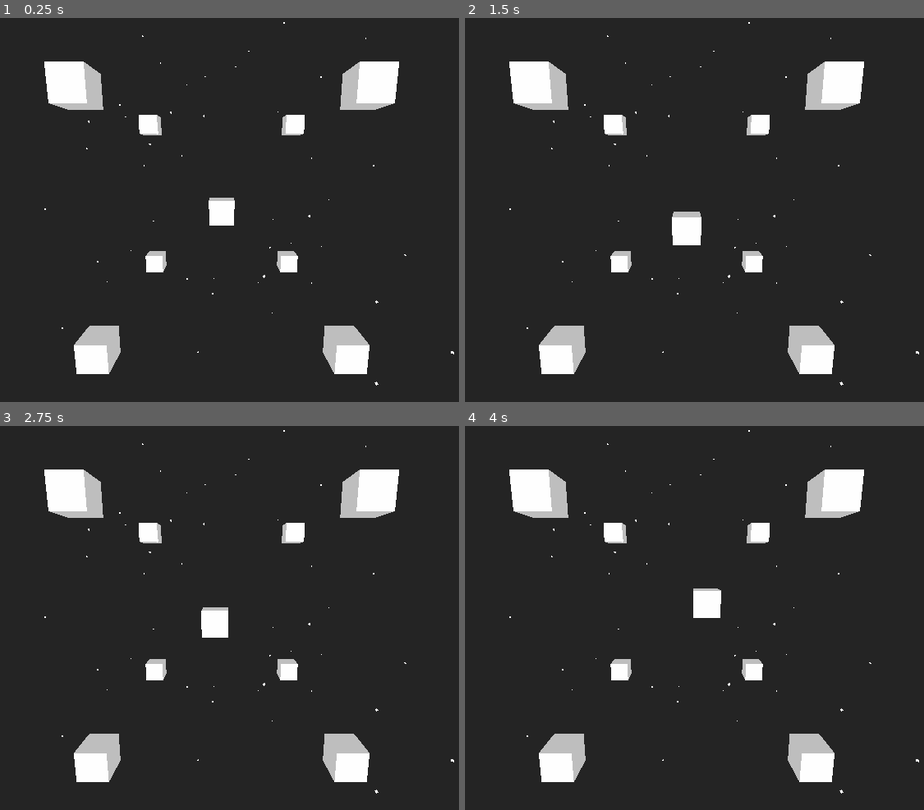
Above: before the commit, frames 1-4 (two rows, left to right).
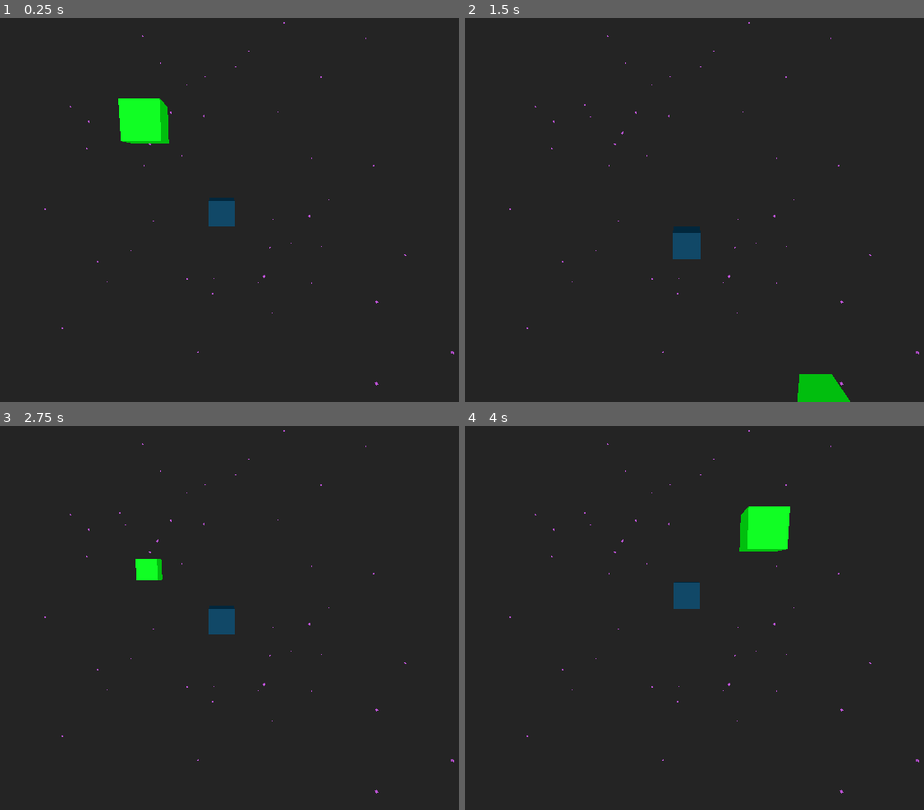
Above: after the commit, the same moments.

Repository: andrew-wilkes/3dsnake
Game: Godot game, scene res://Main.tscn
The game is run twice, just before and just after one commit, with the same random seed, the same clock (stepped at 60 frames per second) and the same inputs.
Inputs:
- Up to frame 1 (0.25 s): no input
- Up to frame 2 (1.5 s): hold Right (ui_right) 0.53-1.28 s; hold Down (ui_down) from 1.28 s (still down)
- Up to frame 3 (2.75 s): release Down (ui_down) at 2.03 s; hold Right (ui_right) from 2.03 s (still down)
- Up to frame 4 (4 s): release Right (ui_right) at 2.78 s; hold Up (ui_up) 2.78-3.53 s; hold Left (ui_left) from 3.53 s (still down)

The runs differ from the first frame. In frame 1, 7.4% of the frame differs, in the area x 9-99%, y 1-96%; in frame 2, 7.5%; in frame 3, 6.9%; in frame 4, 7.8%.

Commit message:
Add apple

Diff:
--- /dev/null
+++ b/Apple.tscn
@@ -0,0 +1,13 @@
+[gd_scene load_steps=3 format=2]
+
+[ext_resource path="res://Assets/green_spatialmaterial.tres" type="Material" id=1]
+
+[sub_resource type="BoxShape" id=1]
+
+[node name="Apple" type="Area"]
+
+[node name="CollisionShape" type="CollisionShape" parent="."]
+shape = SubResource( 1 )
+
+[node name="Body" type="CSGBox" parent="."]
+material = ExtResource( 1 )
--- /dev/null
+++ b/Assets/blue_spatialmaterial.tres
@@ -0,0 +1,4 @@
+[gd_resource type="SpatialMaterial" format=2]
+
+[resource]
+albedo_color = Color( 0.00392157, 0.219608, 0.32549, 1 )
--- /dev/null
+++ b/Assets/green_spatialmaterial.tres
@@ -0,0 +1,4 @@
+[gd_resource type="SpatialMaterial" format=2]
+
+[resource]
+albedo_color = Color( 0.00392157, 0.996078, 0.0901961, 1 )
--- /dev/null
+++ b/Assets/orange_spatialmaterial.tres
@@ -0,0 +1,4 @@
+[gd_resource type="SpatialMaterial" format=2]
+
+[resource]
+albedo_color = Color( 0.764706, 0.486275, 0, 1 )
--- /dev/null
+++ b/Assets/purple_spatialmaterial.tres
@@ -0,0 +1,4 @@
+[gd_resource type="SpatialMaterial" format=2]
+
+[resource]
+albedo_color = Color( 0.658824, 0.282353, 0.74902, 1 )
--- a/Dust.tscn
+++ b/Dust.tscn
@@ -1,6 +1,7 @@
-[gd_scene load_steps=2 format=2]
+[gd_scene load_steps=3 format=2]
 
 [ext_resource path="res://Dust.gd" type="Script" id=1]
+[ext_resource path="res://Assets/purple_spatialmaterial.tres" type="Material" id=2]
 
 [node name="Dust" type="Spatial"]
 script = ExtResource( 1 )
@@ -11,6 +12,7 @@
 width = 0.1
 height = 0.1
 depth = 0.1
+material = ExtResource( 2 )
 
 [node name="Camera" type="Camera" parent="."]
 transform = Transform( 1, 0, 0, 0, 1, 0, 0, 0, 1, 0, 0, 2 )
--- a/Main.gd
+++ b/Main.gd
@@ -2,33 +2,25 @@
 
 var speed = 10
 var cube_step
-var min_step
-var d1 = 0
-var d2 = 0
+var d = 0
 
 func _ready():
-	cube_step = $Base/Snake.width
-	min_step = cube_step / 8
-	if Globals.TESTING:
-		show_extents()
+	cube_step = 2
+	#show_extents()
 
 
 func _process(delta):
 	delta *= speed
-	# Move the snake in steps
-	d1 += delta
-	if d1 > min_step:
-		d1 = 0
-		$Base/Snake.move_ahead(transform.basis.z * min_step)
 
-	# If crossing a segment boundary, rotate the snake head towards the desired
+	# Rotate the snake head towards the desired
 	# direction and then we will move in that direction (along the local z-axis)
-	d2 += delta
-	if d2 > cube_step:
-		d2 = 0
+	d += delta
+	if d > cube_step:
+		d = 0
 		process_inputs()
-
-	move_base()
+		$Base/Snake.move_ahead(transform.basis.z * cube_step)
+		set_apple_position()
+		move_base()
 
 
 func move_base():
@@ -78,3 +70,32 @@
 				var box = CSGBox.new()
 				box.translation = Vector3(x, y, z) * Globals.MAX_OFFSET
 				$Base/Extents.add_child(box)
+
+
+func set_apple_position():
+	# The apple should be near the snake but not coincident with any other object apart from dust particles
+
+	# Get array of points to avoid
+	var points = [$Apple.translation]
+	for t in $Base/Tail.get_children():
+		points.append(t.translation)
+
+	# Find a suitable position in empty space
+	var pos
+	var finding = true
+	while finding:
+		# Get a random position away from the snake head
+		pos = $Base/Snake.translation + Vector3(get_point(), get_point(), get_point())
+		# Continue trying new positions if any of the points are too close
+		finding = false
+		for p in points:
+			if (pos - p).length() < 2.2:
+				finding = true
+				break
+	$Apple.translation = pos + $Base.translation
+
+
+func get_point():
+	# Return a value of +/-4/6/8
+	var n = 4 + randi() % 5
+	return n if randf() < 0.5 else -n
--- a/Main.tscn
+++ b/Main.tscn
@@ -1,8 +1,9 @@
-[gd_scene load_steps=4 format=2]
+[gd_scene load_steps=5 format=2]
 
 [ext_resource path="res://Main.gd" type="Script" id=1]
 [ext_resource path="res://Snake.tscn" type="PackedScene" id=2]
 [ext_resource path="res://Dust.tscn" type="PackedScene" id=3]
+[ext_resource path="res://Apple.tscn" type="PackedScene" id=4]
 
 [node name="Main" type="Spatial"]
 script = ExtResource( 1 )
@@ -19,4 +20,9 @@
 
 [node name="Extents" type="Spatial" parent="Base"]
 
+[node name="Tail" type="Spatial" parent="Base"]
+
 [node name="Dust" parent="." instance=ExtResource( 3 )]
+
+[node name="Apple" parent="." instance=ExtResource( 4 )]
+transform = Transform( 1, 0, 0, 0, 1, 0, 0, 0, 1, 3.58654, 0, 0 )
--- a/Snake.gd
+++ b/Snake.gd
@@ -1,4 +1,4 @@
-extends CSGBox
+extends Area
 
 const P2 = PI / 2
 
@@ -6,5 +6,8 @@
 	rotate_object_local(vec, P2)
 
 
+# The way to move is to move the head and set the last tail node to the last position of the head
+# Then position the the tail node as the first child node of the tail.
+# Now the last tail node becomes the end of the tail.
 func move_ahead(translation: Vector3):
 	translate_object_local(translation)
--- a/Snake.tscn
+++ b/Snake.tscn
@@ -1,6 +1,15 @@
-[gd_scene load_steps=2 format=2]
+[gd_scene load_steps=4 format=2]
 
 [ext_resource path="res://Snake.gd" type="Script" id=1]
+[ext_resource path="res://Assets/blue_spatialmaterial.tres" type="Material" id=2]
 
-[node name="Snake" type="CSGBox"]
+[sub_resource type="BoxShape" id=1]
+
+[node name="Snake" type="Area"]
 script = ExtResource( 1 )
+
+[node name="CollisionShape" type="CollisionShape" parent="."]
+shape = SubResource( 1 )
+
+[node name="Head" type="CSGBox" parent="."]
+material = ExtResource( 2 )
--- /dev/null
+++ b/TailPiece.tscn
@@ -0,0 +1,13 @@
+[gd_scene load_steps=3 format=2]
+
+[ext_resource path="res://Assets/orange_spatialmaterial.tres" type="Material" id=1]
+
+[sub_resource type="BoxShape" id=1]
+
+[node name="TailPiece" type="Area"]
+
+[node name="CollisionShape" type="CollisionShape" parent="."]
+shape = SubResource( 1 )
+
+[node name="Body" type="CSGBox" parent="."]
+material = ExtResource( 1 )
--- a/globals.gd
+++ b/globals.gd
@@ -1,6 +1,5 @@
 extends Node
 
-const TESTING = true
 const MAX_OFFSET = 8
 const MAX_CLOUD_OFFSET = MAX_OFFSET * 2
 const NUM_PARTICLES = 50
